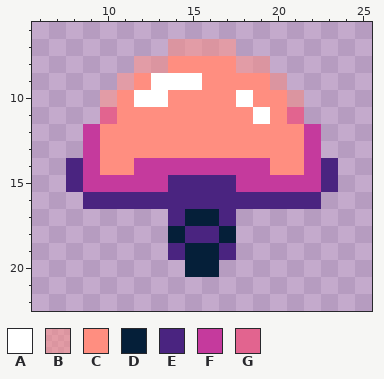
Pixel-art sprite: bin/data/snake_pong/gfx/lightbulb.png. Above, as it was before the edit.
The file is 32x32 pixels. Shown: x 6..25, y 6..22.
Palette (. is transparent): A #ffffff  B #ff8e8081  C #ff8e80  D #051f39  E #4a2480  F #c53a9d  G #e2648f
Pixels before, first column x 8:
 7 ......BBBB......
 8 ....BBCCCCBB....
 9 ...BCAAACCCCB...
10 ..BCAACCCCACCB..
11 ..GCCCCCCCCACG..
12 .FCCCCCCCCCCCCF.
13 .FCCCCCCCCCCCCF.
14 EFCCFFFFFFFFCCFE
15 EFFFFFEEEEFFFFFE
16 .EEEEEEEEEEEEEE.
17 ......EDDE......
18 ......DEED......
19 ......EDDE......
20 .......DD.......
And afterwards:
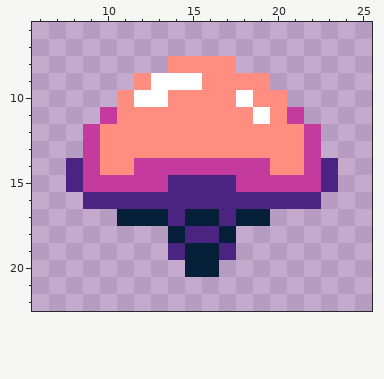
The exact change:
y 7: x 14..17 BBBB -> ....
y 8: x 12..13 BB -> ..; x 18..19 BB -> ..
y 9: x 11 B -> .; x 20 B -> .
y 10: x 10 B -> .; x 21 B -> .
y 11: x 10 G -> F; x 21 G -> F
y 17: x 11..13 ... -> DDD; x 18..19 .. -> DD
Pixel boxes of the changes (left, top, right, bottom) in both pictures:
changed: (100, 39, 304, 124)
added: (117, 209, 168, 226)
added: (236, 209, 270, 226)
